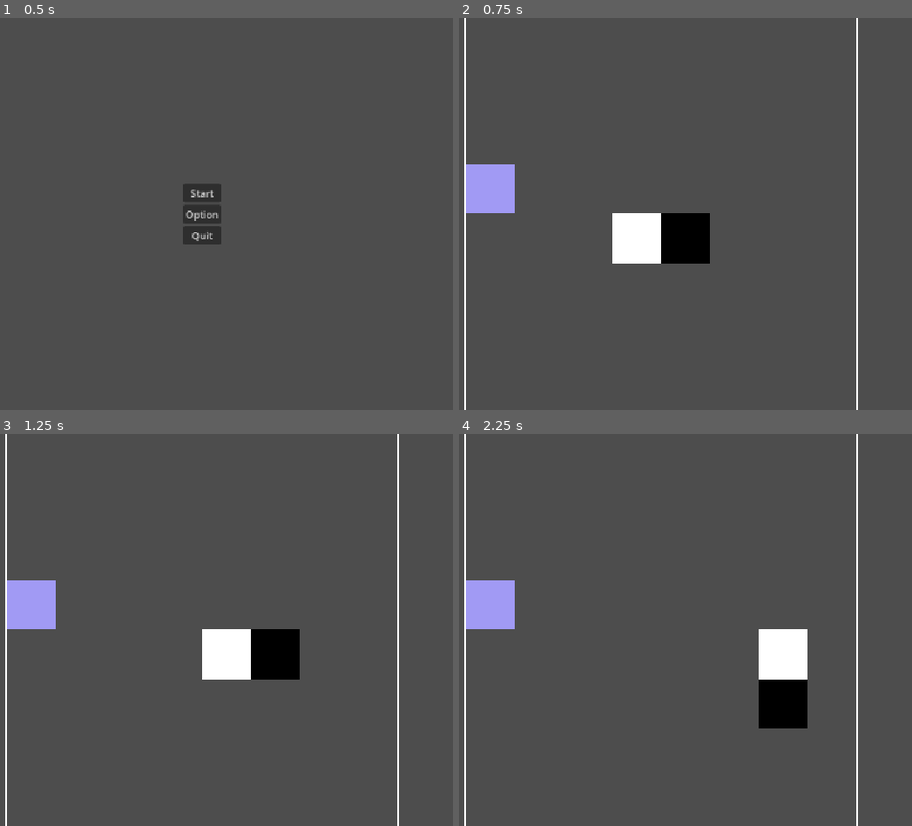
Above: before the commit, frames 1-4 (two rows, left to right).
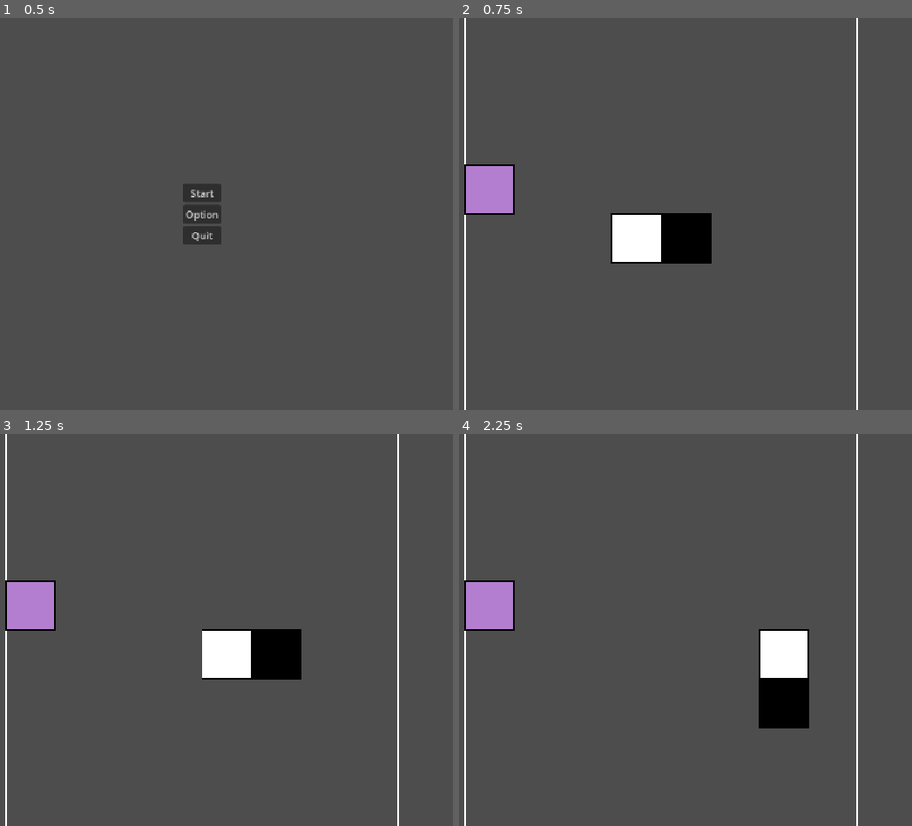
Above: after the commit, the same moments.

Repository: zml9167/snake
Game: Godot game, scene res://scenes/main/main.tscn
The game is run twice, just before and just after one commit, with the same random seed, the same clock (stepped at 60 frames per second) and the same inputs.
Inputs:
- Up to frame 1 (0.5 s): no input
- Up to frame 2 (0.75 s): click "Start" at 0.5 s
- Up to frame 3 (1.25 s): no input
- Up to frame 4 (2.25 s): hold D (move_right) 1.28-2.03 s; tap Enter at 2 s; hold S (move_down) from 2.03 s (still down)

Frame 1 is identical in both runs. In frame 2, 1.6% of the frame differs, in the area x 1-56%, y 37-63%; in frame 3, 1.6%; in frame 4, 1.7%, in the area x 1-78%, y 37-76%.

Commit message:
Add block gameplay improvements
Co-authored-by: Copilot <223556219+Copilot@users.noreply.github.com>

Diff:
--- a/autoload/global.gd
+++ b/autoload/global.gd
@@ -5,7 +5,7 @@
 @export var config: GameConfig
 
 
-func _ready() -> void:
+func _init() -> void:
 	if config == null:
 		config = GameConfig.new()
 	load_settings()
--- /dev/null
+++ b/scenes/block/block.gd
@@ -0,0 +1,17 @@
+extends Node2D
+
+class_name Block
+
+@onready var mesh_instance_2d: MeshInstance2D = $MeshInstance2D
+@onready var line_2d: Line2D = $Line2D
+
+
+func initialize(size: Vector2) -> void:
+	mesh_instance_2d.mesh.size = size
+	var x = size.x / 2.0
+	var y = size.y / 2.0
+	line_2d.add_point(Vector2(-x, -y))
+	line_2d.add_point(Vector2(x, -y))
+	line_2d.add_point(Vector2(x, y))
+	line_2d.add_point(Vector2(-x, y))
+	line_2d.closed = true
--- /dev/null
+++ b/scenes/block/block.tscn
@@ -0,0 +1,16 @@
+[gd_scene format=3 uid="uid://dh4hu4vxqdabs"]
+
+[ext_resource type="Script" uid="uid://couy1t6oxsd8o" path="res://scenes/block/block.gd" id="1_c27ow"]
+
+[sub_resource type="QuadMesh" id="QuadMesh_7mmn7"]
+
+[node name="Block" type="Node2D" unique_id=1489216460]
+script = ExtResource("1_c27ow")
+
+[node name="MeshInstance2D" type="MeshInstance2D" parent="." unique_id=1653639311]
+mesh = SubResource("QuadMesh_7mmn7")
+
+[node name="Line2D" type="Line2D" parent="." unique_id=1051061229]
+closed = true
+width = 2.0
+default_color = Color(0, 0, 0, 1)
--- a/scenes/game/game.gd
+++ b/scenes/game/game.gd
@@ -9,82 +9,80 @@
 const START_LENGTH := 2         # 初始蛇长
 const MAX_QUEUED_DIRECTIONS := 2 # 最多缓存两次转向，避免快速二连转向丢失
 
+@export var food_color: Color = Color(randf(), randf(), randf(), 1.0)
+@export var snake_head_color = Color.BLACK
+@export var snake_body_color = Color.WHITE
+
 @onready var viewport_size = get_viewport().get_visible_rect().size
 @onready var timer: Timer = $Timer
 @onready var snake: Node2D = $Snake
-@onready var food: Node2D = $Food
+@onready var food: Block = $Food
 @onready var line_2d: Line2D = $Line2D
 
-var snake_nodes: Array[MeshInstance2D] = []
-var direction: Vector2 = Vector2.RIGHT
-var direction_queue: Array[Vector2] = []
-var food_node: MeshInstance2D
-var grid: GameGrid
-var is_game_over: bool = false
-var boost: bool = false
-
-var start_index: int
-var mesh: Mesh
-
-# Called when the node enters the scene tree for the first time.
-func _ready() -> void:
-	grid = GameGrid.new()
-	grid.shape.x = Global.config.grid_columns
-	grid.shape.y = Global.config.grid_rows
+var _snake_nodes: Array[Block]
+var _head_index: int
+var _snake_length: int
+var _direction: Vector2 = Vector2.RIGHT
+var _direction_queue: Array[Vector2] = []
+var _grid: GameGrid
+var _is_game_over: bool = false
+var _start_index: int
+var _last_tail_position: Vector2
+
+
+func _init_grid() -> void:
+	_grid = GameGrid.new()
+	_grid.shape.x = Global.config.grid_columns
+	_grid.shape.y = Global.config.grid_rows
+	_grid.cell_count = _grid.shape.x * _grid.shape.y
 	var cell_width = viewport_size.x / Global.config.grid_columns
 	var cell_height = viewport_size.y / Global.config.grid_rows
 	if cell_width == cell_height:
-		grid.cell_size = cell_width
-		grid.offset.x = 0
-		grid.offset.y = 0
+		_grid.cell_size = cell_width
+		_grid.offset.x = 0
+		_grid.offset.y = 0
 	elif cell_width < cell_height:
-		grid.cell_size = cell_width
-		grid.offset.x = 0
-		grid.offset.y = (viewport_size.y - grid.cell_size * Global.config.grid_rows) / 2
+		_grid.cell_size = cell_width
+		_grid.offset.x = 0
+		_grid.offset.y = (viewport_size.y - _grid.cell_size * Global.config.grid_rows) / 2
 	else:
-		grid.cell_size = cell_height
-		grid.offset.x = (viewport_size.x - grid.cell_size * Global.config.grid_columns) / 2
-		grid.offset.y = 0
-	grid.size.x = grid.cell_size * Global.config.grid_columns
-	grid.size.y = grid.cell_size * Global.config.grid_rows
+		_grid.cell_size = cell_height
+		_grid.offset.x = (viewport_size.x - _grid.cell_size * Global.config.grid_columns) / 2
+		_grid.offset.y = 0
+	_grid.size.x = _grid.cell_size * Global.config.grid_columns
+	_grid.size.y = _grid.cell_size * Global.config.grid_rows
+
+
+func _ready() -> void:
+	_init_grid()
 	_draw_boundary()
-	grid.cell_count = Global.config.grid_columns * Global.config.grid_rows
-	start_index = grid.position2index(viewport_size / 2)
-	mesh = QuadMesh.new()
-	mesh.size.x = grid.cell_size
-	mesh.size.y = grid.cell_size
-	_spawn_snake()
-	snake_nodes[0].modulate = Color()
+	_init_snake()
 	_init_food()
 	_spawn_food()
 	timer.wait_time = _tick_interval()
 	timer.start()
 
 
-func _physics_process(_delta: float) -> void:
-	if is_game_over:
-		return
-
-	var pressed := Input.is_action_pressed("speed_up")
-	if pressed != boost:
-		boost = pressed
+func _process(_delta: float) -> void:
+	if _is_game_over:
+		return
 
 	var interval := _tick_interval()
-	if not is_equal_approx(timer.wait_time, interval):
+	if is_equal_approx(timer.wait_time, interval) == false:
 		timer.wait_time = interval
 
 
 # 当前每步耗时：基础值随蛇长递减，按住加速键再乘倍率，最后夹到下限
 func _tick_interval() -> float:
-	var grown := maxi(snake_nodes.size() - START_LENGTH, 0)
+	var grown := maxi(_snake_length - START_LENGTH, 0)
 	var interval := BASE_INTERVAL - grown * STEP_PER_FOOD
-	if boost:
+	if Input.is_action_pressed("speed_up"):
 		interval *= BOOST_SCALE
 	return maxf(interval, MIN_INTERVAL)
 
 
 func _unhandled_input(event: InputEvent) -> void:
-	if is_game_over:
+	if _is_game_over:
 		return
 
 	var requested := Vector2.ZERO
@@ -96,63 +94,102 @@
 		requested = Vector2.UP
 	elif event.is_action_pressed("move_down"):
 		requested = Vector2.DOWN
+	else:
+		return
+	get_viewport().set_input_as_handled()
 
 	if requested == Vector2.ZERO:
 		return
 
-	var last_direction := direction
-	if not direction_queue.is_empty():
-		last_direction = direction_queue[-1]
+	var last_direction := _direction
+	if not _direction_queue.is_empty():
+		last_direction = _direction_queue[-1]
 	if requested == last_direction or (requested + last_direction).is_zero_approx():
 		return
-	if direction_queue.size() < MAX_QUEUED_DIRECTIONS:
-		direction_queue.push_back(requested)
+	if _direction_queue.size() < MAX_QUEUED_DIRECTIONS:
+		_direction_queue.push_back(requested)
 
 
 func _draw_boundary():
-	line_2d.points = PackedVector2Array([
-		grid.offset, grid.offset + Vector2(grid.size.x, 0),
-		grid.offset + Vector2(grid.size.x, 0) + Vector2(0, grid.size.y),
-		grid.offset + Vector2(0, grid.size.y)
-	])
-
-
-func _spawn_snake():
-	for i in range(START_LENGTH):
-		_spawn_snake_node(start_index - i)
-
-
-func _snake_add_node(instance: MeshInstance2D):
-	snake.add_child(instance)
-	snake_nodes.append(instance)
-
-
-func _spawn_snake_node(index: int):
-	var instance = MeshInstance2D.new()
-	instance.position = grid.index2position(index)
-	instance.mesh = mesh
-	_snake_add_node(instance)
-
-
-func _snake_grow_up(value: int):
-	for i in range(value):
-		var instance = snake_nodes[-1].duplicate()
-		_snake_add_node(instance)
+	line_2d.add_point(_grid.offset)
+	line_2d.add_point(_grid.offset + Vector2(_grid.size.x, 0))
+	line_2d.add_point(_grid.offset + Vector2(_grid.size.x, 0) + Vector2(0, _grid.size.y))
+	line_2d.add_point(_grid.offset + Vector2(0, _grid.size.y))
+	line_2d.closed = true
+
+
+func _get_snake_head() -> Block:
+	return _snake_nodes[_head_index]
+
+
+func _get_snake_tail() -> Block:
+	var tail_index = (_head_index + _snake_length - 1) % _snake_nodes.size()
+	return _snake_nodes[tail_index]
+
+
+func _get_snake(i: int) -> Block:
+	var index = (_head_index + i) % _snake_nodes.size()
+	return _snake_nodes[index]
+
+
+func _init_snake():
+	_start_index = _grid.position2index(_grid.offset + _grid.size / 2)
+	_snake_nodes.resize(_grid.cell_count)
+	_snake_nodes[0] = snake.get_child(0)
+	_snake_length = 1
+	var head = _get_snake_head()
+	head.initialize(Vector2(_grid.cell_size, _grid.cell_size))
+	head.position = _grid.index2position(_start_index)
+	head.modulate = snake_head_color
+	snake.show()
+	for i in range(START_LENGTH - 1):
+		_spawn_snake_block(_grid.index2position(_start_index - 1 - i))
+
+
+func _spawn_snake_block(pos: Vector2) -> void:
+	var block = _get_snake_head().duplicate()
+	block.position = pos
+	block.modulate = snake_body_color
+	snake.add_child(block)
+	_snake_nodes[(_head_index + _snake_length) % _snake_nodes.size()] = block
+	_snake_length += 1
+
+
+func _snake_grow_up(length: int) -> void:
+	if length <= 0:
+		return
+	for i in length:
+		_spawn_snake_block(_last_tail_position)
+
+
+func _update_snake_head() -> Block:
+	var head = _get_snake_head()
+	head.modulate = snake_body_color
+	var tail_index = (_head_index + _snake_length - 1) % _snake_nodes.size()
+	_last_tail_position = _snake_nodes[tail_index].position
+	_snake_nodes[tail_index].position = head.position + _direction * _grid.cell_size
+	_head_index -= 1
+	if _head_index < 0:
+		_head_index += _snake_nodes.size()
+	_head_index = _head_index % _snake_nodes.size()
+	_snake_nodes[_head_index] = _snake_nodes[tail_index]
+	_snake_nodes[tail_index] = null
+	head = _get_snake_head()
+	head.modulate = snake_head_color
+	return head
 
 
 func _init_food():
-	food_node = MeshInstance2D.new()
-	food_node.mesh = mesh
-	food.add_child(food_node)
-	food.modulate = Color(randf(), randf(), randf())
+	food.initialize(Vector2(_grid.cell_size, _grid.cell_size))
+	food.modulate = food_color
 
 
 func _spawn_food() -> bool:
 	var excluded = []
-	for node in snake_nodes:
-		excluded.append(grid.position2index(node.position))
+	for i in _snake_length:
+		excluded.append(_grid.position2index(_get_snake(i).position))
 	var candidates = []
-	for i in range(grid.cell_count):
+	for i in range(_grid.cell_count):
 		if i not in excluded:
 			candidates.append(i)
 	if candidates.is_empty():
@@ -160,58 +197,55 @@
 		return false
 
 	var random = candidates.pick_random()
-	food_node.position = grid.index2position(random)
+	food.position = _grid.index2position(random)
 
 	return true
 
 
 func _on_timer_timeout() -> void:
-	if is_game_over:
-		return
-
-	snake_nodes[0].modulate = Color(1,1,1)
-
-	while not direction_queue.is_empty():
-		var next: Vector2 = direction_queue.pop_front()
-		if not (next + direction).is_zero_approx():
-			direction = next
+	if _is_game_over:
+		return
+
+	while _direction_queue.is_empty() == false:
+		var next: Vector2 = _direction_queue.pop_front()
+		if (next + _direction).is_zero_approx() == false:
+			_direction = next
 			break
 
-	var node = snake_nodes.pop_back()
-	node.position = snake_nodes[0].position + direction * grid.cell_size
-	node.modulate = Color()
-	snake_nodes.push_front(node)
-
-	if food_node.position.is_equal_approx(snake_nodes[0].position):
+	var head = _update_snake_head()
+	if food.position.is_equal_approx(head.position):
 		if not _spawn_food():
 			return
 		_snake_grow_up(1)
 
 	if (
-		node.position.x < grid.offset.x
-		or node.position.x > grid.offset.x + grid.size.x
-		or node.position.y < grid.offset.y
-		or node.position.y > grid.offset.y + grid.size.y
+		head.position.x < _grid.offset.x
+		or head.position.x > _grid.offset.x + _grid.size.x
+		or head.position.y < _grid.offset.y
+		or head.position.y > _grid.offset.y + _grid.size.y
 	):
 		_end_game("end")
-	elif self_collision and _is_head_on_body():
+		return
+
+	if self_collision and _is_head_on_body():
 		_end_game("self collision")
+		return
 
 
 func _is_head_on_body() -> bool:
-	var head_index = grid.position2index(snake_nodes[0].position)
-	for i in range(1, snake_nodes.size()):
-		if grid.position2index(snake_nodes[i].position) == head_index:
+	var head_index = _grid.position2index(_get_snake_head().position)
+	for i in range(1, _snake_length):
+		if _grid.position2index(_get_snake(i).position) == head_index:
 			return true
 	return false
 
 
 func _end_game(reason: String) -> void:
-	if is_game_over:
-		return
-	is_game_over = true
+	if _is_game_over:
+		return
+	print(reason)
+	_is_game_over = true
 	timer.stop()
-	print(reason)
 	get_tree().paused = true
 	await get_tree().create_timer(2).timeout
 	get_tree().paused = false
--- a/scenes/game/game.tscn
+++ b/scenes/game/game.tscn
@@ -1,19 +1,23 @@
 [gd_scene format=3 uid="uid://ggapdd7wwlgi"]
 
 [ext_resource type="Script" uid="uid://b5bo6faghs68r" path="res://scenes/game/game.gd" id="1_sul5r"]
+[ext_resource type="PackedScene" uid="uid://dh4hu4vxqdabs" path="res://scenes/block/block.tscn" id="2_7h61r"]
 
 [node name="Game" type="Node2D" unique_id=1497943344]
 script = ExtResource("1_sul5r")
+self_collision = null
 
 [node name="Timer" type="Timer" parent="." unique_id=1241425371]
-autostart = true
 
 [node name="Line2D" type="Line2D" parent="." unique_id=1344959285]
 closed = true
 width = 2.0
 
-[node name="Food" type="Node2D" parent="." unique_id=1954675432]
+[node name="Food" parent="." unique_id=304048571 instance=ExtResource("2_7h61r")]
 
 [node name="Snake" type="Node2D" parent="." unique_id=57457875]
+visible = false
+
+[node name="Block" parent="Snake" unique_id=1489216460 instance=ExtResource("2_7h61r")]
 
 [connection signal="timeout" from="Timer" to="." method="_on_timer_timeout"]
Not shown, added: scenes/block/block.gd.uid
